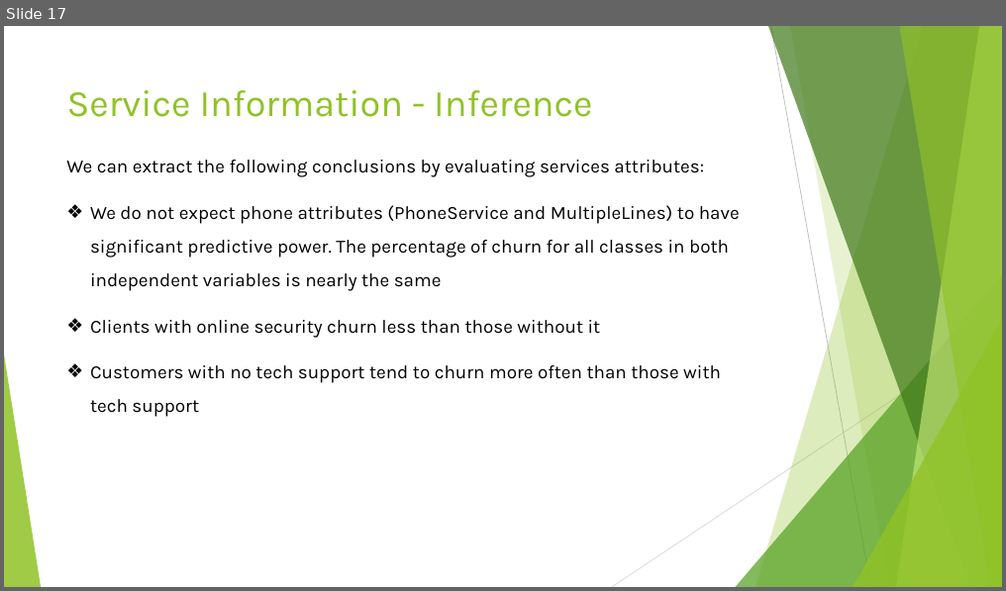
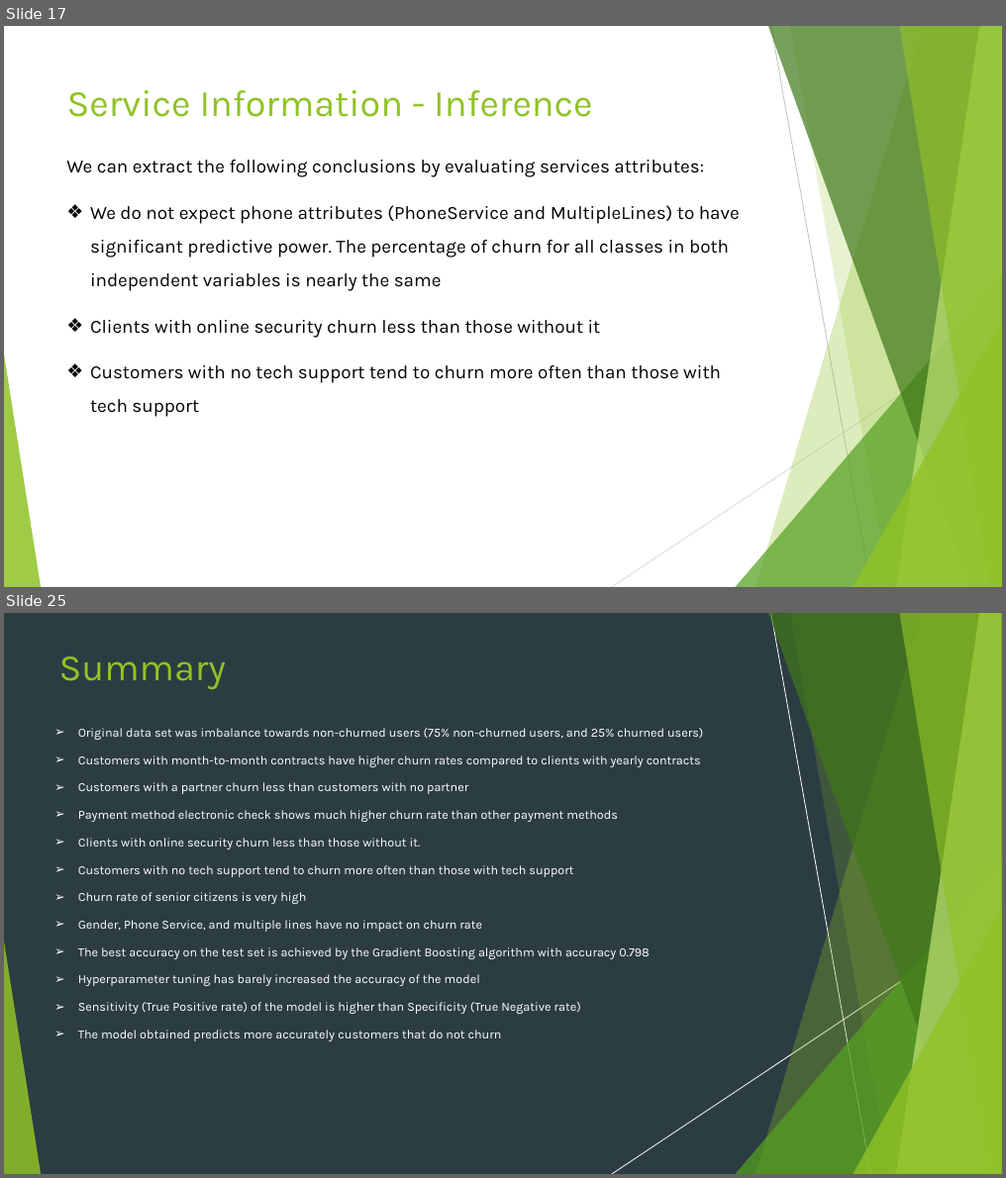
Before and after one commit to Prakul-github/Machine-Learning, a slide deck: Capstone_Project/Capstone project - Telecom Customer Churn.pptx. Shown one above the other, each under a label of ours: slide 17 before the commit, slides 17 and 25 after it; the slides between them are not shown. The pictures are 1006x591 and 1006x1178 pixels, drawn with LibreOffice and Linux fonts; fonts in the diff are those of the drawing. Boxes give left, top, right and bottom in pixels: in the first picture for what was removed or moved away, otherwise in the second. Text is boxed around its words. In the diff, an @@ line names an element or a change of style, - is before the commit and + after.

```diff
--- a/Capstone_Project/Capstone project - Telecom Customer Churn.pptx
+++ b/Capstone_Project/Capstone project - Telecom Customer Churn.pptx
@@ slide 25 added at [4, 613, 1002, 1174], background #2C3C43; not listed: 8 template elements that a slide beside it also shows @@
@@ rectangle added at [4, 613, 1002, 1174], fill #2C3C43 @@
@@ title added at [59, 657, 226, 689], 36 pt, text #90C226 @@
+Summary
@@ text added at [78, 728, 703, 1042], 12 pt, text #FFFFFF @@
+➢ Original data set was imbalance towards non-churned users (75% non-churned users, and 25% churned users)
+➢ Customers with month-to-month contracts have higher churn rates compared to clients with yearly contracts
+➢ Customers with a partner churn less than customers with no partner
+➢ Payment method electronic check shows much higher churn rate than other payment methods
+➢ Clients with online security churn less than those without it.
+➢ Customers with no tech support tend to churn more often than those with tech support
+➢ Churn rate of senior citizens is very high
+➢ Gender, Phone Service, and multiple lines have no impact on churn rate
+➢ The best accuracy on the test set is achieved by the Gradient Boosting algorithm with accuracy 0.798
+➢ Hyperparameter tuning has barely increased the accuracy of the model
+➢ Sensitivity (True Positive rate) of the model is higher than Specificity (True Negative rate)
+➢ The model obtained predicts more accurately customers that do not churn
@@ group added at [4, 613, 1002, 1174]: 5 freeform shapes, 3 triangles, 2 lines @@
@@ group added at [4, 613, 1002, 1174]: 5 freeform shapes, 3 triangles, 2 lines @@
```
Also in this commit, not shown: 8 slides changed, 7 other slides added, 2 slides removed, 1 other file.
